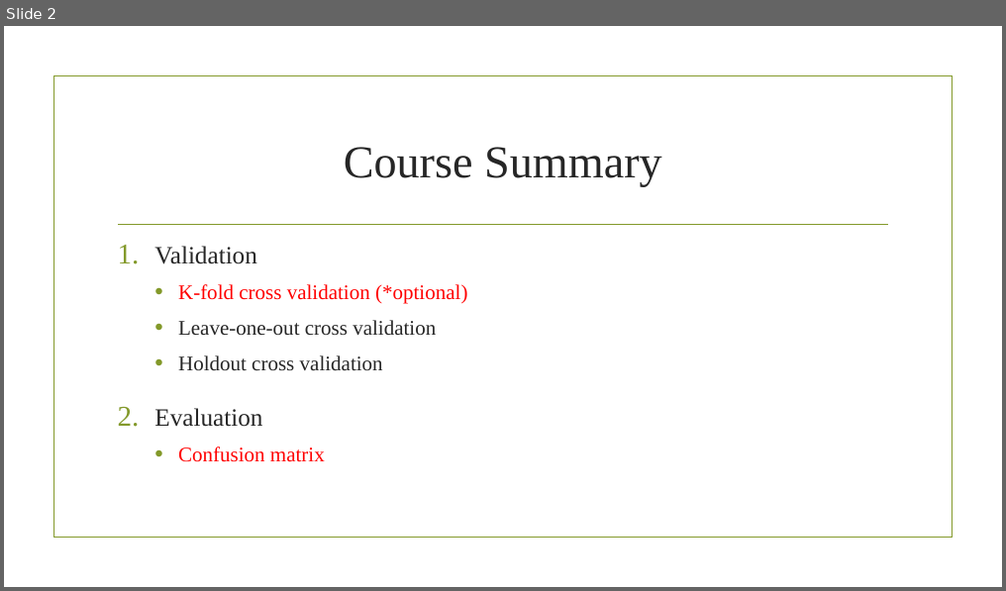
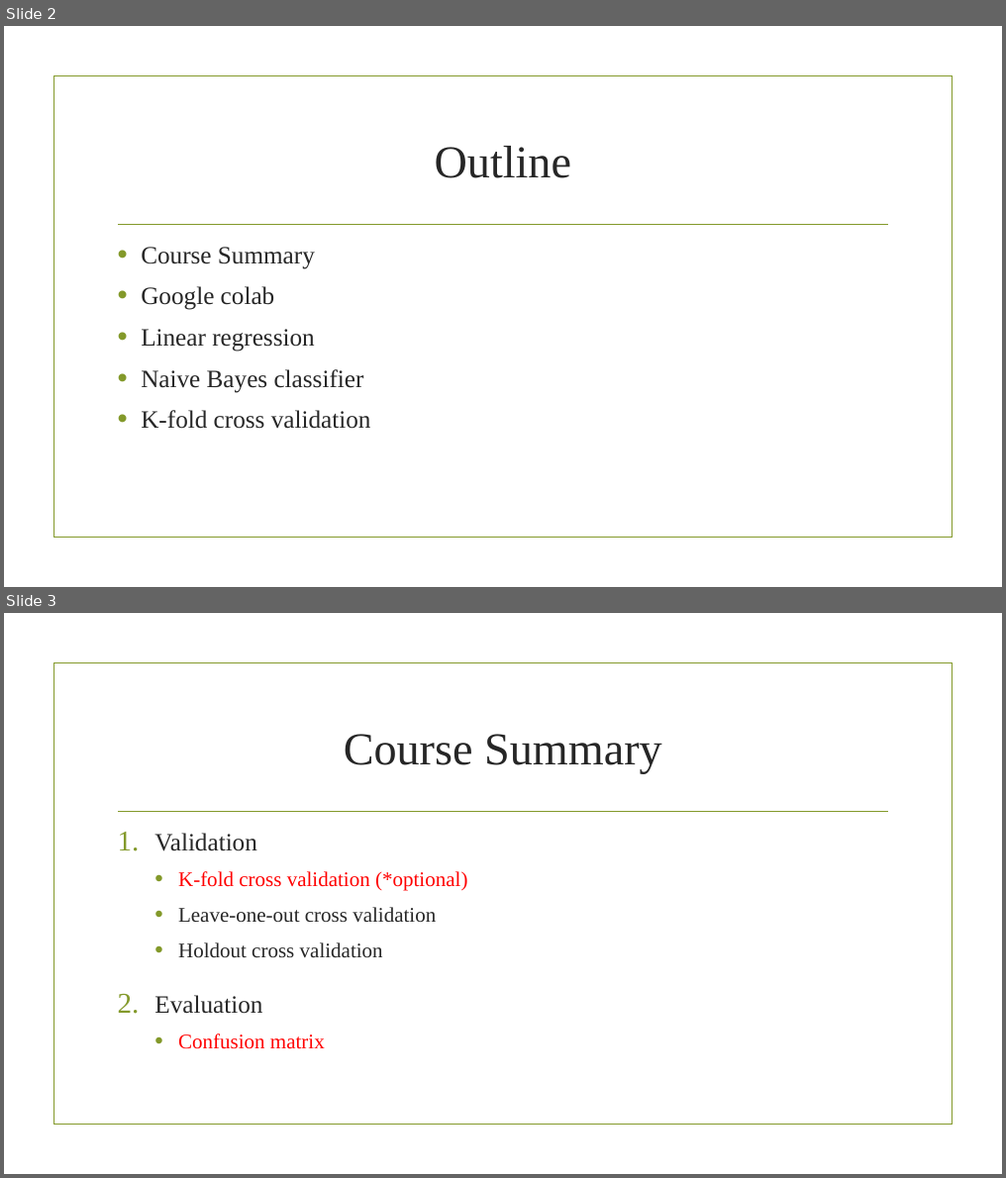
Before and after one commit to gama79530/ML_workshop, a slide deck: ML_workshop.pptx. Shown one above the other, each under a label of ours: slide 2 before the commit, slides 2 and 3 after it. The pictures are 1006x591 and 1006x1178 pixels, drawn with LibreOffice and Linux fonts; fonts in the diff are those of the drawing; background and template pictures are left out. Boxes give left, top, right and bottom in pixels: in the first picture for what was removed or moved away, otherwise in the second. Text is boxed around its words. In the diff, an @@ line names an element or a change of style, - is before the commit and + after.

```diff
--- a/ML_workshop.pptx
+++ b/ML_workshop.pptx
@@ slide 2 added at (4, 26, 1002, 587), background picture (left out); not listed: 2 template elements that a slide beside it also shows @@
@@ title added at (435, 146, 571, 178), 44 pt, text #262626 @@
+Outline
@@ text added at (141, 247, 371, 429), 24 pt, text #262626 @@
+• Course Summary
+• Google colab
+• Linear regression
+• Naive Bayes classifier
+• K-fold cross validation
@@ what was slide 2 is now slide 3 @@
```
Also in this commit, not shown: 1 slide changed, 1 other slide added, 3 other files.
